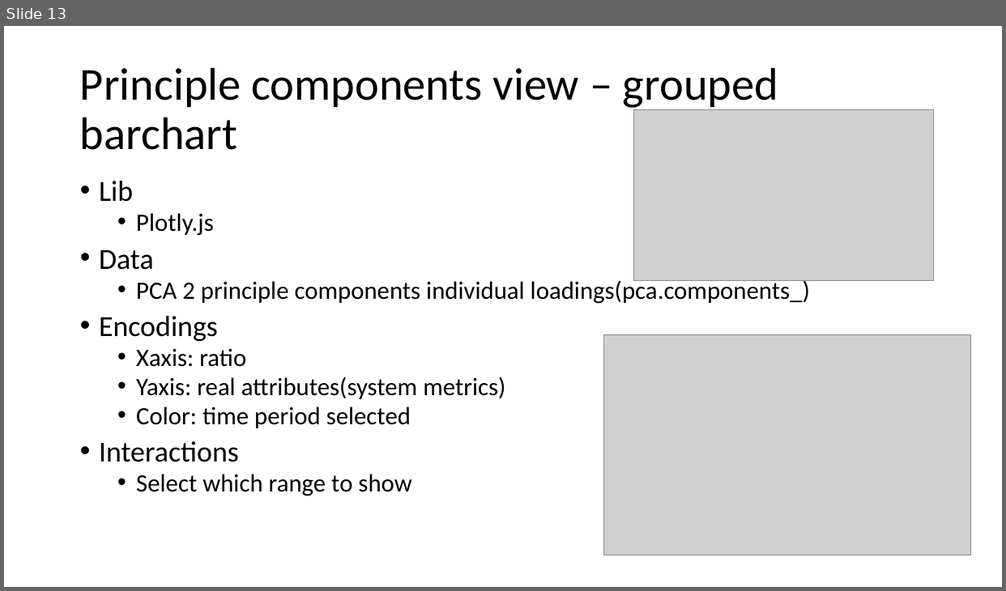
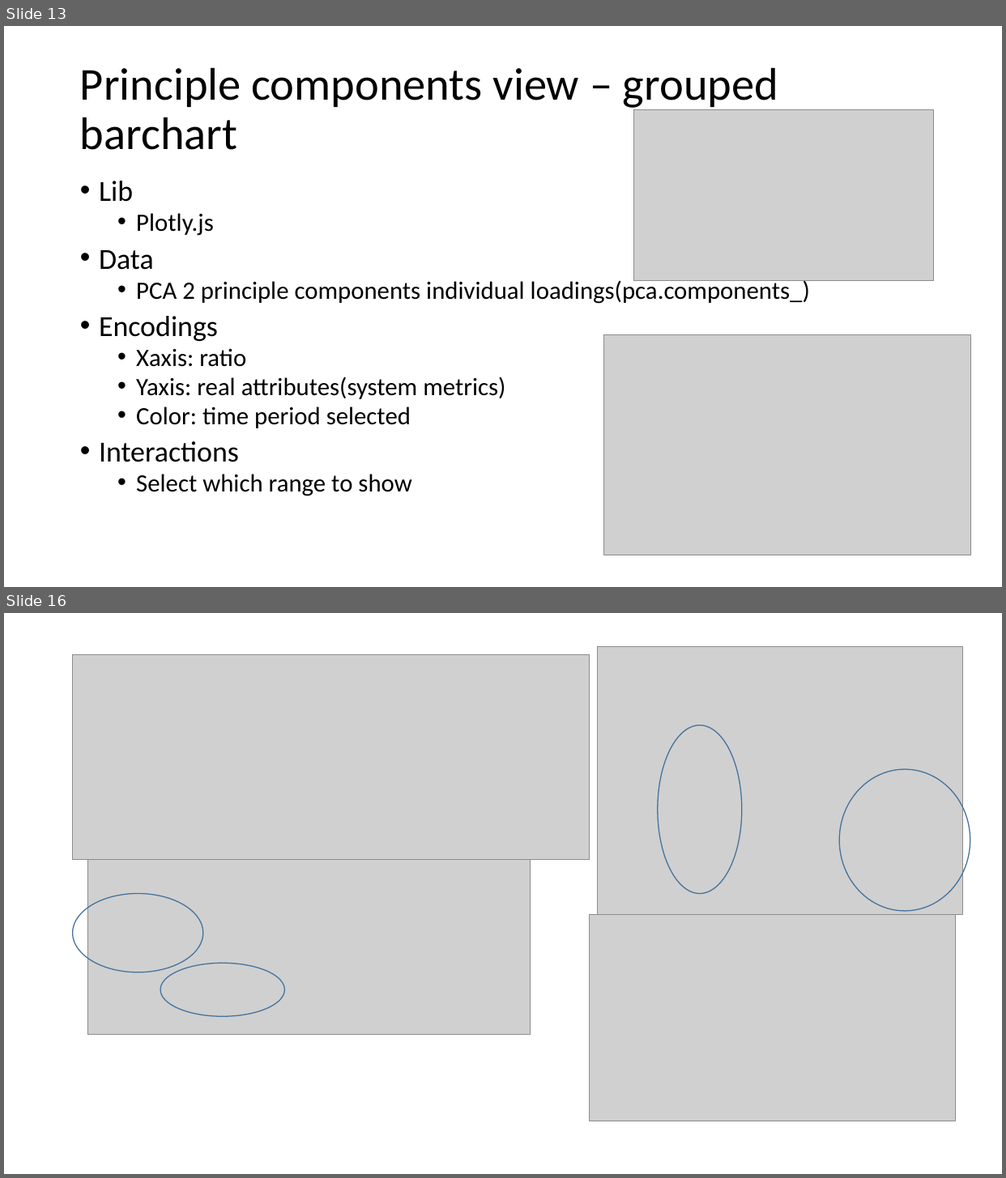
Before and after one commit to FWWorks/VAML_ApplicationPerformance, a slide deck: final_presentation/VAML Final Presentation.pptx. Shown one above the other, each under a label of ours: slide 13 before the commit, slides 13 and 16 after it; the slides between them are not shown. The pictures are 1006x591 and 1006x1178 pixels, drawn with LibreOffice and Linux fonts; fonts in the diff are those of the drawing; grey boxes stand for pictures. Boxes give left, top, right and bottom in pixels: in the first picture for what was removed or moved away, otherwise in the second. Text is boxed around its words. In the diff, an @@ line names an element or a change of style, - is before the commit and + after.

```diff
--- a/final_presentation/VAML Final Presentation.pptx
+++ b/final_presentation/VAML Final Presentation.pptx
@@ slide 16 added at bbox=[4, 613, 1002, 1174], background #FFFFFF @@
@@ picture added at bbox=[73, 654, 590, 859] @@
@@ picture added at bbox=[598, 647, 963, 914] @@
@@ ellipse added at bbox=[658, 726, 741, 894], outline #43739E 1 pt @@
@@ ellipse added at bbox=[839, 769, 970, 911], outline #43739E 1 pt @@
@@ picture added at bbox=[88, 831, 530, 1034] @@
@@ ellipse added at bbox=[73, 894, 203, 973], outline #43739E 1 pt @@
@@ picture added at bbox=[590, 914, 957, 1122] @@
@@ ellipse added at bbox=[160, 964, 285, 1016], outline #43739E 1 pt @@
```
Also in this commit, not shown: 2 slides changed, 5 other slides added, 1 slide removed.
